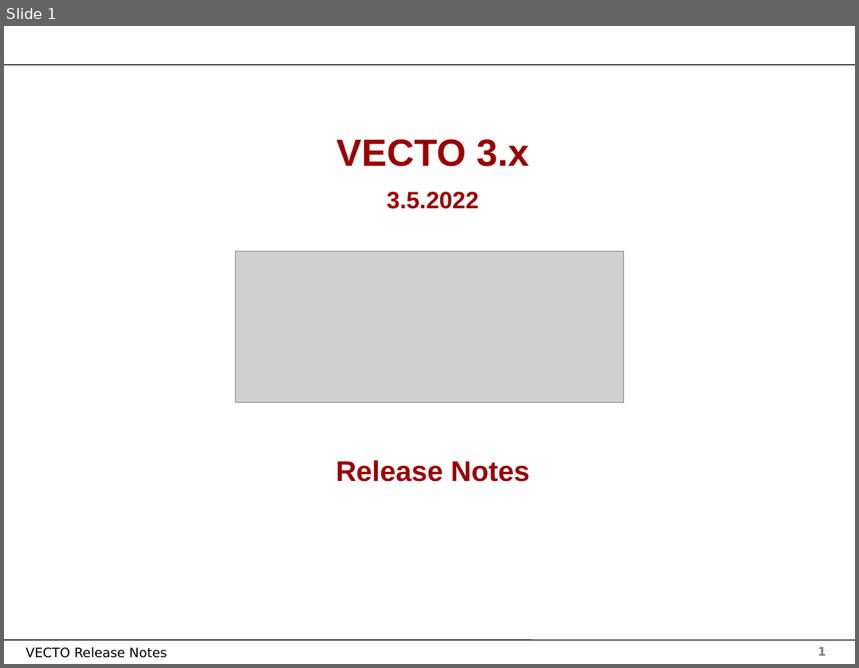
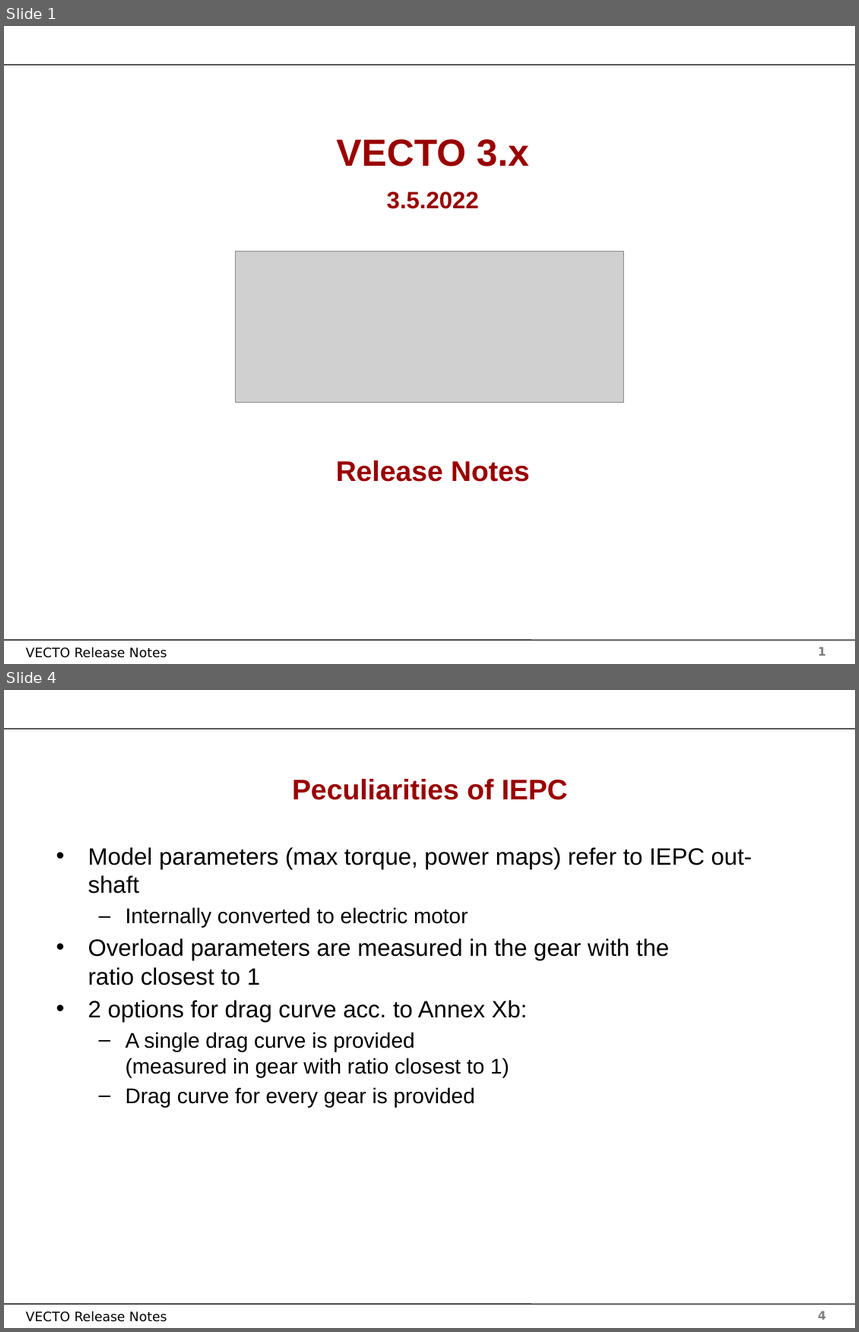
Before and after one commit to tanawadeatharva/BharatVECTO, a slide deck: Documentation/User Manual Source/Release Notes Vecto3.x.pptx. Shown one above the other, each under a label of ours: slide 1 before the commit, slides 1 and 4 after it; the slides between them are not shown. The pictures are 859x668 and 859x1332 pixels, drawn with LibreOffice and Linux fonts; fonts in the diff are those of the drawing; grey boxes stand for pictures; background and template pictures are left out. Boxes give left, top, right and bottom in pixels: in the first picture for what was removed or moved away, otherwise in the second. Text is boxed around its words. In the diff, an @@ line names an element or a change of style, - is before the commit and + after.

```diff
--- a/Documentation/User Manual Source/Release Notes Vecto3.x.pptx
+++ b/Documentation/User Manual Source/Release Notes Vecto3.x.pptx
@@ slide 4 added at (x1=4, y1=690, x2=855, y2=1328), background #FFFFFF; not listed: 4 template elements that a slide beside it also shows @@
@@ title added at (x1=292, y1=779, x2=568, y2=800), 24 pt, text #990000, bold @@
+Peculiarities of IEPC
@@ text added at (x1=88, y1=847, x2=753, y2=1107), 20 pt, text #000000 @@
+• Model parameters (max torque, power maps) refer to IEPC out-shaft
+  – Internally converted to electric motor
+• Overload parameters are measured in the gear with the
+  ratio closest to 1
+• 2 options for drag curve acc. to Annex Xb:
+  – A single drag curve is provided
+    (measured in gear with ratio closest to 1)
+  – Drag curve for every gear is provided
```
Also in this commit, not shown: 1 slide changed, 16 other slides added.
